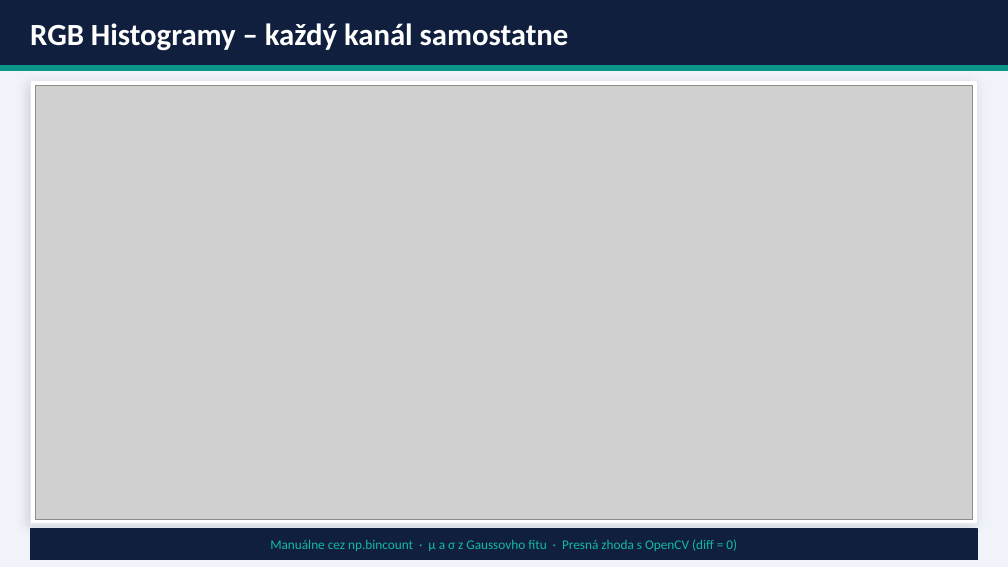
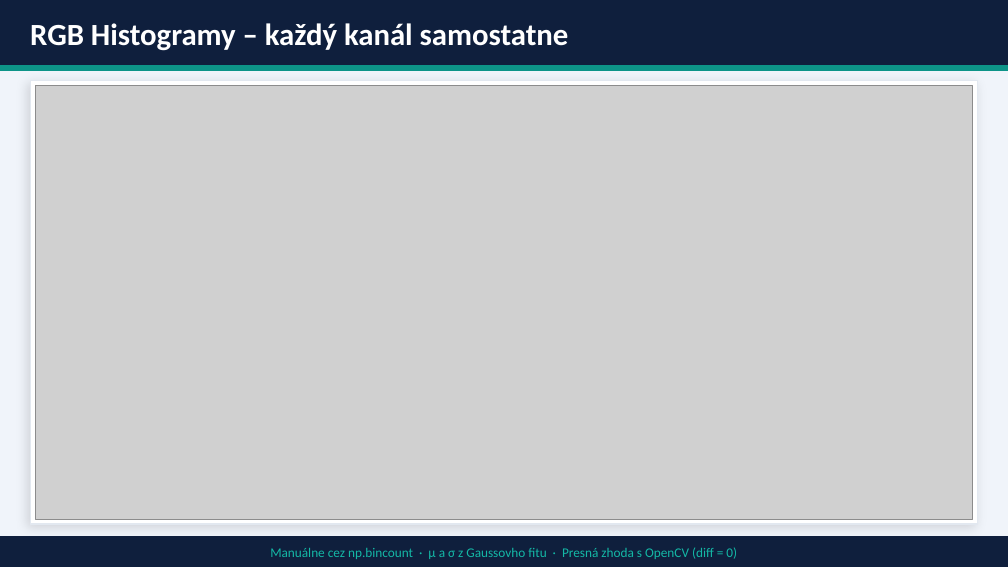
Before and after one commit to Martinbran/psvo_Kupec_Brandobur, a slide deck: slide 3 of Zadanie_3/Zadanie3_Prezentacia.pptx. Drawn at 1008x567 pixels with LibreOffice and Linux fonts; fonts in the diff are those of the drawing; grey boxes stand for pictures. Boxes give left, top, right and bottom in pixels: in the first picture for what was removed or moved away, otherwise in the second. Text is boxed around its words. In the diff, an @@ line names an element or a change of style, - is before the commit and + after.

```diff
--- a/Zadanie_3/Zadanie3_Prezentacia.pptx
+++ b/Zadanie_3/Zadanie3_Prezentacia.pptx
@@ text "Manuálne cez np.bincount · μ ...": place and size @@
-text "Manuálne cez np.bincount · μ ..." at <box>270,539,737,551</box>
+text "Manuálne cez np.bincount · μ ..." at <box>270,547,737,559</box>
@@ rectangle: place and size @@
-rectangle at <box>30,529,978,559</box>
+rectangle at <box>0,537,1008,567</box>
```
Also in this commit, not shown: 4 other slides changed, 2 slides added, 1 slide removed, 2 other files.
